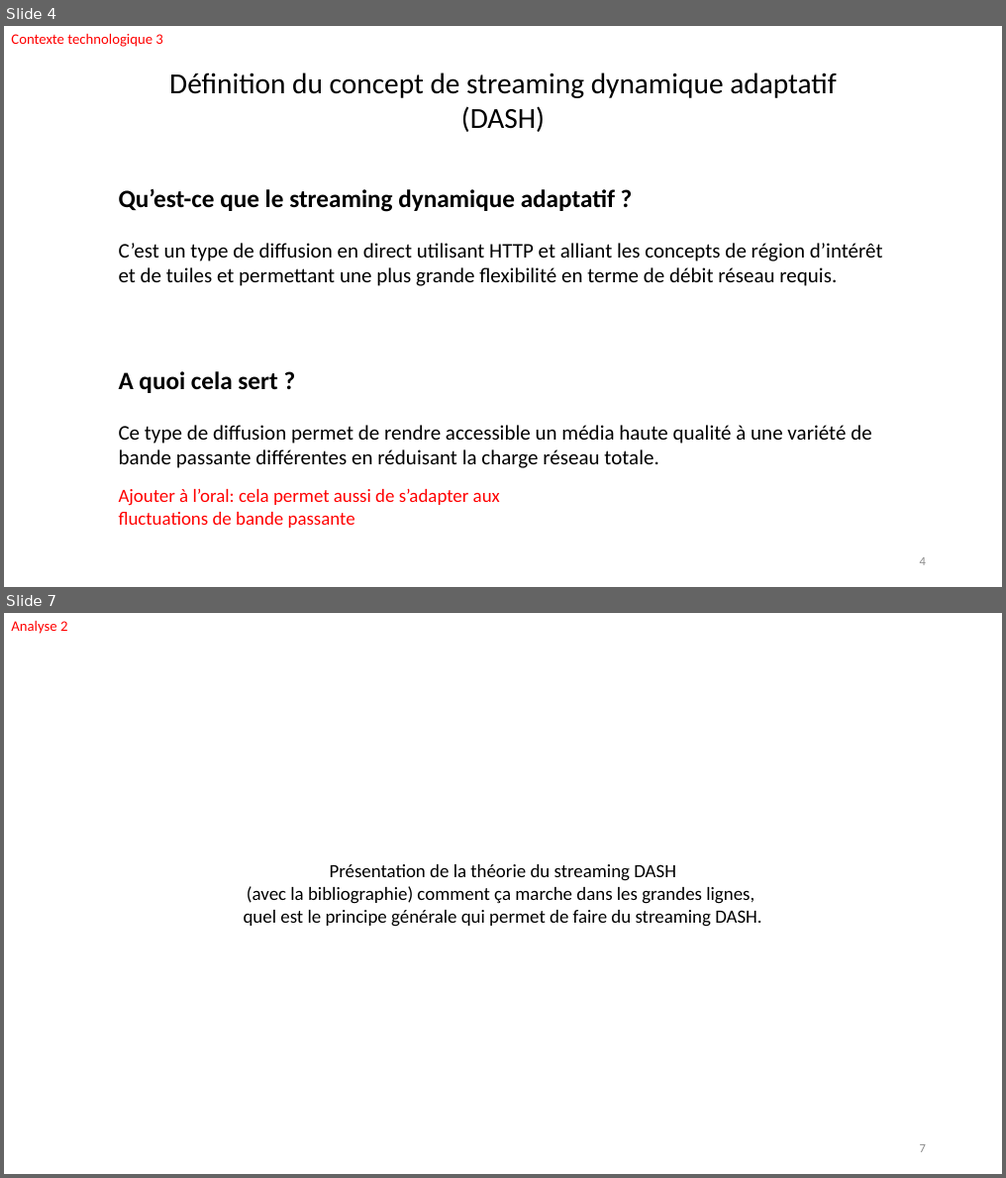
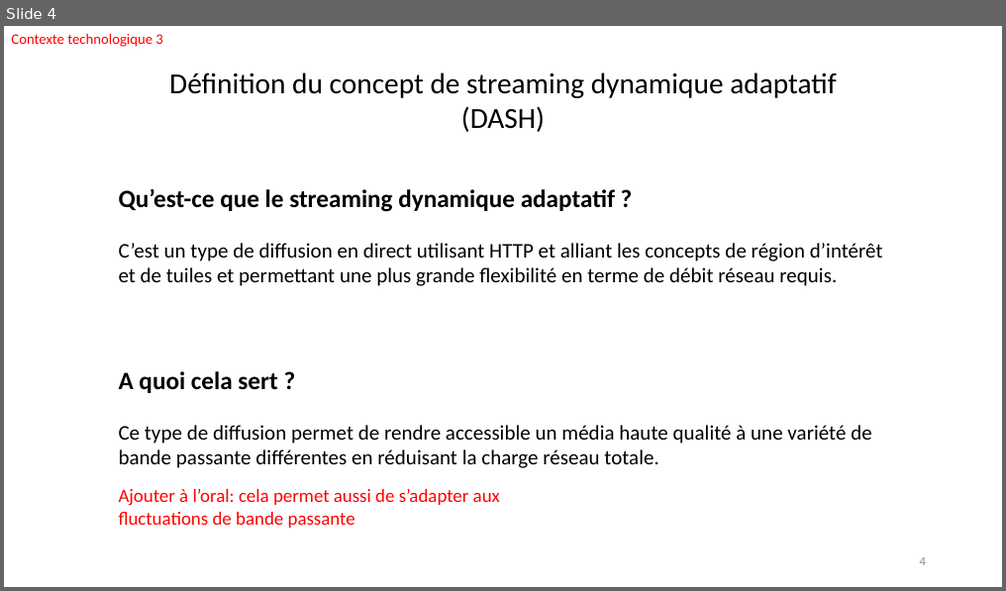
Before and after one commit to FabienMnsn/PRES2, a slide deck: Slides/PRES2019-Projet14-OlivierFourmaux-ROIStreamingImapct-soutenance.pptx. Shown one above the other, each under a label of ours: slides 4 and 7 before the commit, slide 4 after it; the slides between them are not shown. The pictures are 1006x1178 and 1006x591 pixels, drawn with LibreOffice and Linux fonts; fonts in the diff are those of the drawing. Boxes give left, top, right and bottom in pixels: in the first picture for what was removed or moved away, otherwise in the second. Text is boxed around its words. In the diff, an @@ line names an element or a change of style, - is before the commit and + after.

```diff
--- a/Slides/PRES2019-Projet14-OlivierFourmaux-ROIStreamingImapct-soutenance.pptx
+++ b/Slides/PRES2019-Projet14-OlivierFourmaux-ROIStreamingImapct-soutenance.pptx
@@ slide 7 removed at (x1=4, y1=613, x2=1002, y2=1174), background #FFFFFF @@
@@ text removed at (x1=11, y1=620, x2=67, y2=634) @@
-Analyse 2
@@ text removed at (x1=244, y1=864, x2=761, y2=927) @@
-Présentation de la théorie du streaming DASH
-(avec la bibliographie) comment ça marche dans les grandes lignes,
-quel est le principe générale qui permet de faire du streaming DASH.
@@ page number removed at (x1=920, y1=1145, x2=926, y2=1153) @@
-7
```
Also in this commit, not shown: 4 slides changed, 5 slides added, 2 other slides removed, 4 other files.
